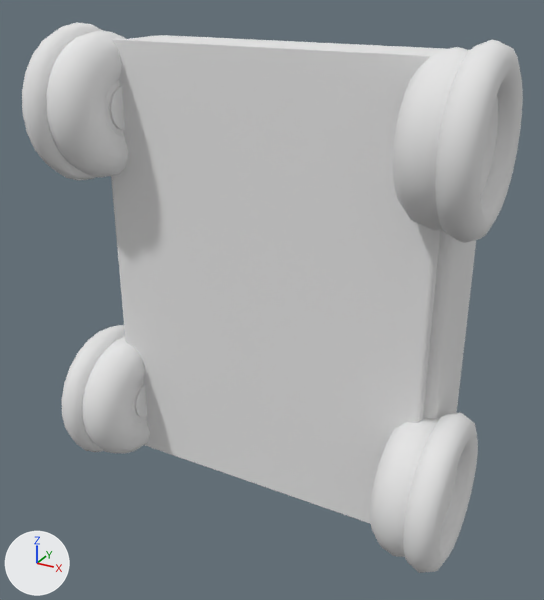
The OBJ model models/rover_4.obj, before and after one commit.
The view is the same before and after, from a camera (50 mm lens) standing at (0.288, -0.435, 0.246) and looking at (-0.012, 0.111, -0.027). The axes (+X, +Y, +Z) are drawn at lower left. The lights are the same throughout. The picture after the commit comes second. Where no turn or scale is listed for an object, it has been applied to the vertices. Vertices at exactly the same position are counted once.

The first picture shows 'rover_4'.
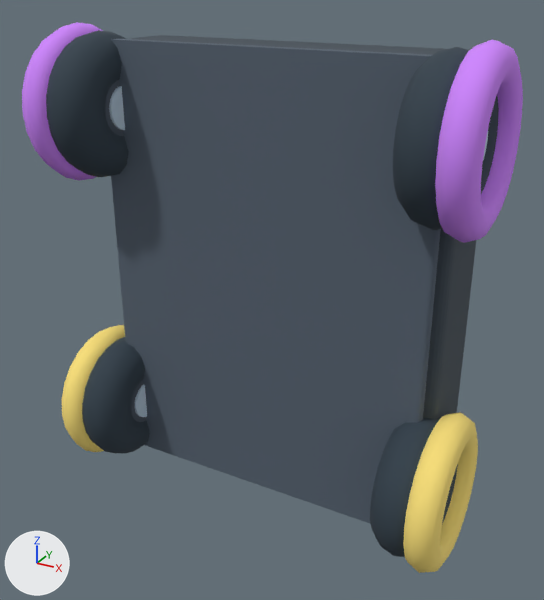
Pixel boxes (x1, y1, x2, y2) of what changed, in the pictures (544 x 600 px):
'rover_4', recoloured (white to blue)
    both: (22, 22, 523, 573)
part 1 of me_rover_4, recoloured (white to yellow)
    before: (403, 39, 523, 573)
    after: (62, 325, 478, 573)
part 2 of me_rover_4, recoloured (white to purple)
    before: (22, 22, 125, 452)
    after: (22, 22, 523, 243)

The change, as a diff of the scene's bpy script:
```diff
--- a/models/rover_4.obj.py
+++ b/models/rover_4.obj.py
@@ mat_body_dark @@
 mat_body_dark = principled_material('Body_Dark')
-mat_body_dark.base_color = (0.8, 0.8, 0.8)  # white #e7e7e7
+mat_body_dark.base_color = (0.05, 0.07, 0.09)  # greyish blue #3f4b55
 mat_body_dark.roughness = 1.0
@@ mat_body_mid @@
 mat_body_mid = principled_material('Body_Mid')
-mat_body_mid.base_color = (0.8, 0.8, 0.8)  # white #e7e7e7
+mat_body_mid.base_color = (0.09, 0.12, 0.16)  # greyish blue #55616f
 mat_body_mid.roughness = 1.0
@@ mat_motor_dark @@
 mat_motor_dark = principled_material('Motor_Dark')
-mat_motor_dark.base_color = (0.8, 0.8, 0.8)  # white #e7e7e7
+mat_motor_dark.base_color = (0.07, 0.09, 0.12)  # greyish blue #4b5561
 mat_motor_dark.roughness = 1.0
@@ mat_leg_dark @@
 mat_leg_dark = principled_material('Leg_Dark')
-mat_leg_dark.base_color = (0.8, 0.8, 0.8)  # white #e7e7e7
+mat_leg_dark.base_color = (0.03, 0.05, 0.07)  # dark blue #303f4b
 mat_leg_dark.roughness = 1.0
@@ mat_yellow_metal @@
+mat_yellow_metal = principled_material('Yellow_Metal')
+mat_yellow_metal.base_color = (1.0, 0.78, 0.2)  # yellow #ffe57c
+mat_yellow_metal.roughness = 0.9
@@ mat_purple_metal @@
+mat_purple_metal = principled_material('Purple_Metal')
+mat_purple_metal.base_color = (0.63, 0.24, 1.0)  # purple #d086ff
+mat_purple_metal.roughness = 0.9
@@ me_rover_4 @@
 me_rover_4.from_pydata(...)  # 2502 vertices, 4956 faces; spans x -0.184..0.184, y 0.0..0.263, z -0.205..0.205
 # used by ob_rover_4; location = (0.0, 0.0, 0.0)
+# me_rover_4 part 1: all 768 faces that had it switch from mat_blue_metal (white #e7e7e7) to mat_yellow_metal (yellow #ffe57c)
+# me_rover_4 part 2: all 768 faces that had it switch from mat_red_metal (white #e7e7e7) to mat_purple_metal (purple #d086ff)
 me_rover_4.materials.append(mat_body_dark)
```
